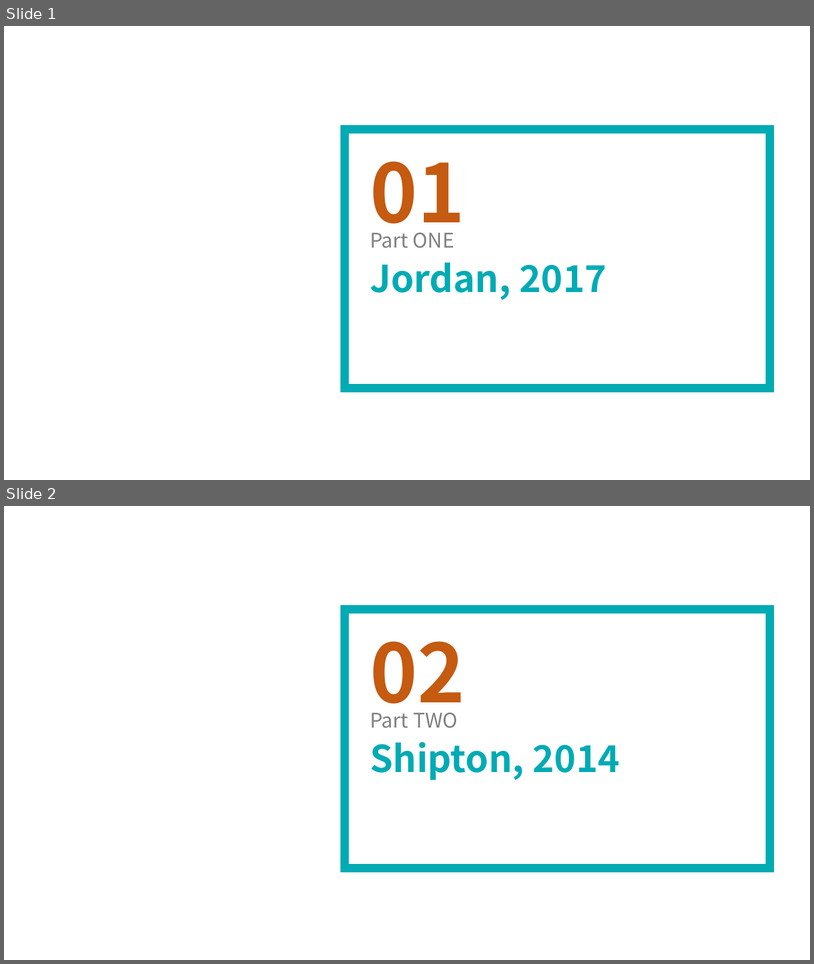
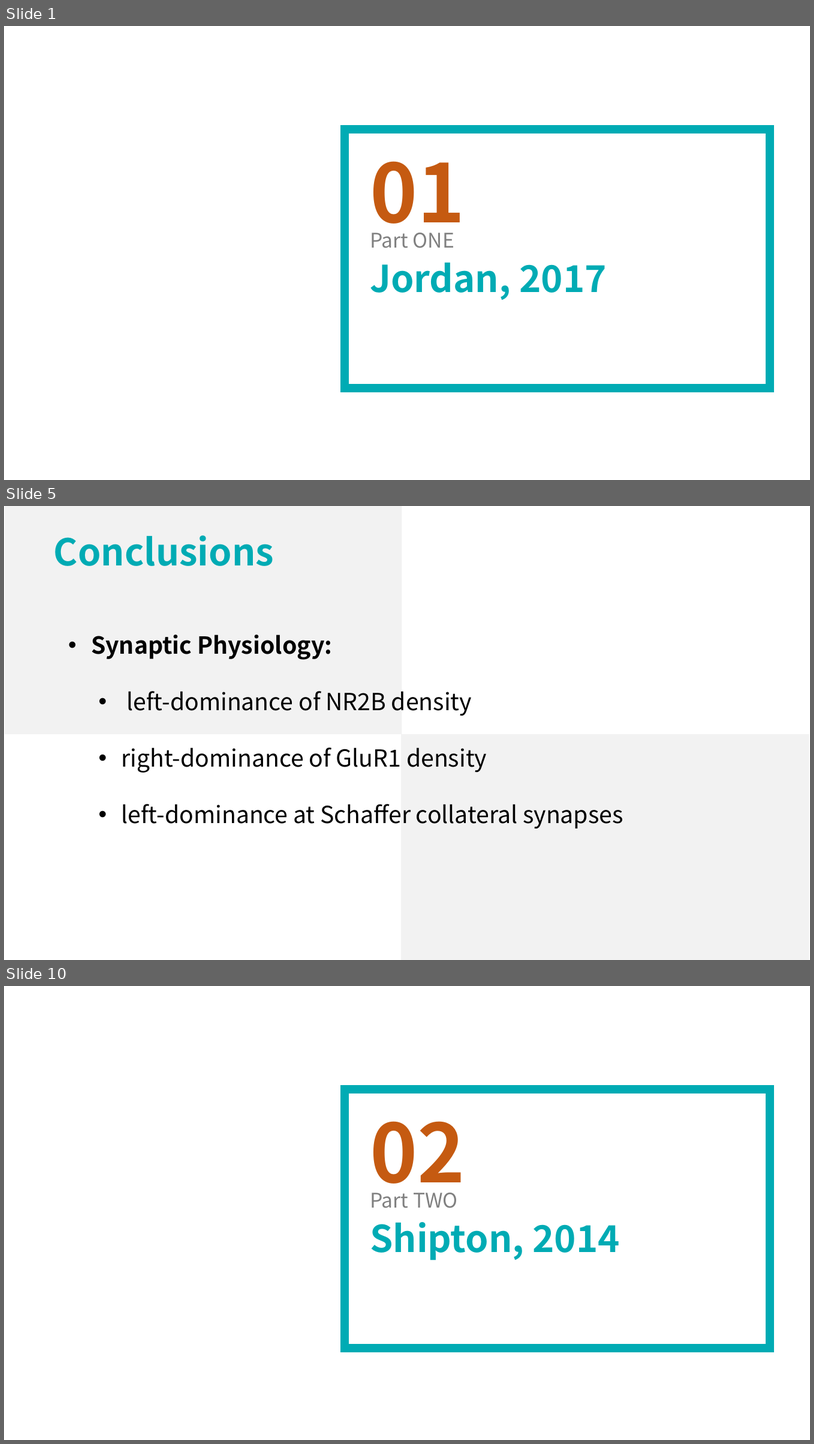
Before and after one commit to lsyoath/sheepy, a slide deck: Event/Lateralization.pptx. Shown one above the other, each under a label of ours: slides 1 and 2 before the commit, slides 1, 5 and 10 after it; the slides between them are not shown. The pictures are 814x964 and 814x1444 pixels, drawn with LibreOffice and Linux fonts; fonts in the diff are those of the drawing. Boxes give left, top, right and bottom in pixels: in the first picture for what was removed or moved away, otherwise in the second. Text is boxed around its words. In the diff, an @@ line names an element or a change of style, - is before the commit and + after.

```diff
--- a/Event/Lateralization.pptx
+++ b/Event/Lateralization.pptx
@@ slide 5 added at (4,506,810,960), background #FFFFFF @@
@@ rectangle added at (5,506,402,734), fill #F2F2F2 @@
@@ text added at (54,535,274,566), 44 pt, text #00ABB4, bold @@
+Conclusions
@@ text added at (91,634,623,828), 28 pt, text #000000 @@
+• Synaptic Physiology:
+  • left-dominance of NR2B density
+  • right-dominance of GluR1 density
+  • left-dominance at Schaffer collateral synapses
@@ rectangle added at (401,734,810,960), fill #F2F2F2 @@
@@ what was slide 2 is now slide 10 @@
```
Also in this commit, not shown: 3 slides changed, 8 other slides added, 1 slide removed.
